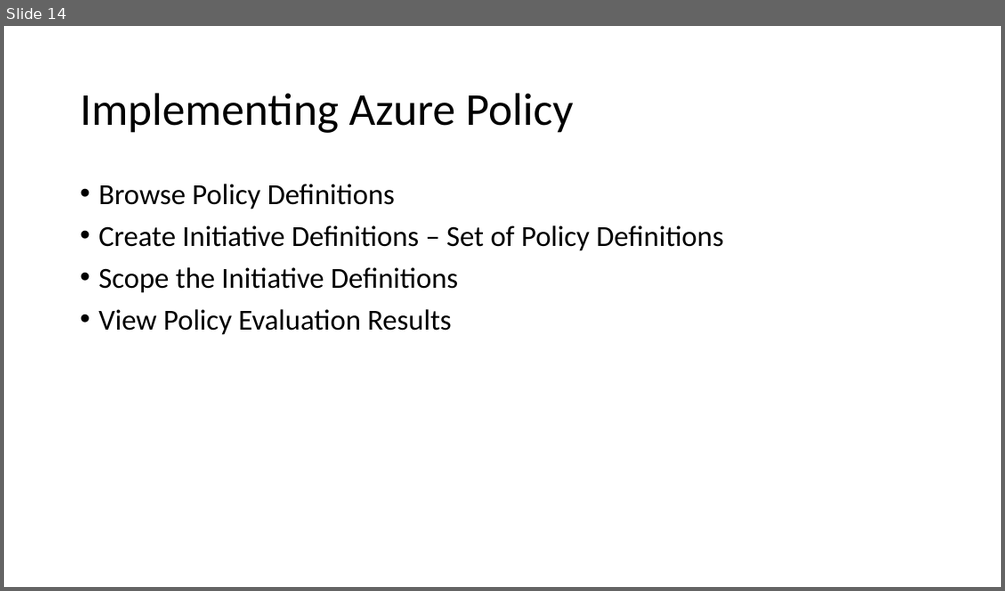
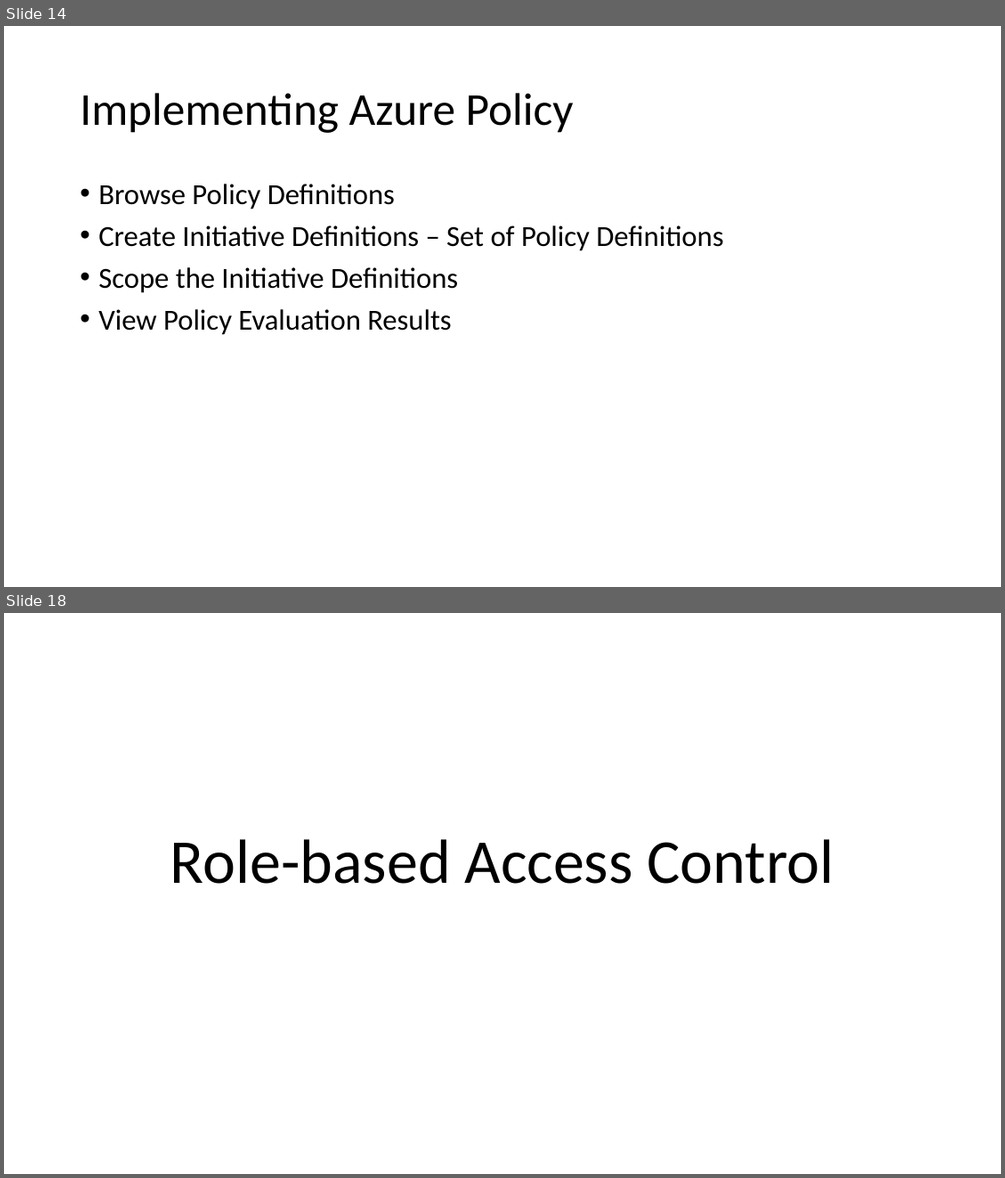
Before and after one commit to adnane-habib/11Feb-AZ104, a slide deck: Governance and Compliance.pptx. Shown one above the other, each under a label of ours: slide 14 before the commit, slides 14 and 18 after it; the slides between them are not shown. The pictures are 1005x591 and 1005x1178 pixels, drawn with LibreOffice and Linux fonts; fonts in the diff are those of the drawing. Boxes give left, top, right and bottom in pixels: in the first picture for what was removed or moved away, otherwise in the second. Text is boxed around its words. In the diff, an @@ line names an element or a change of style, - is before the commit and + after.

```diff
--- a/Governance and Compliance.pptx
+++ b/Governance and Compliance.pptx
@@ slide 18 added at box(4, 613, 1001, 1174), background #FFFFFF @@
@@ title added at box(170, 839, 834, 884), 60 pt, text #000000 @@
+Role-based Access Control
```
Also in this commit, not shown: 7 other slides added.
